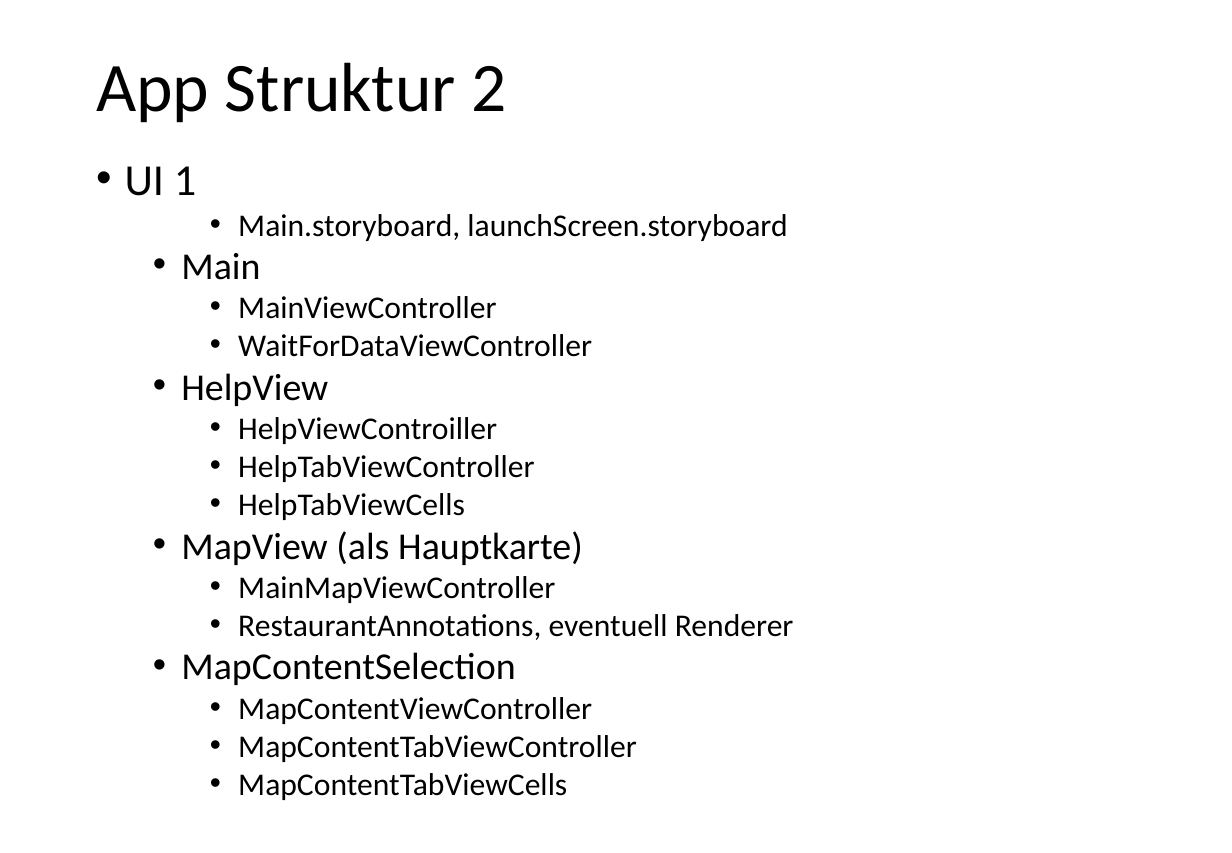
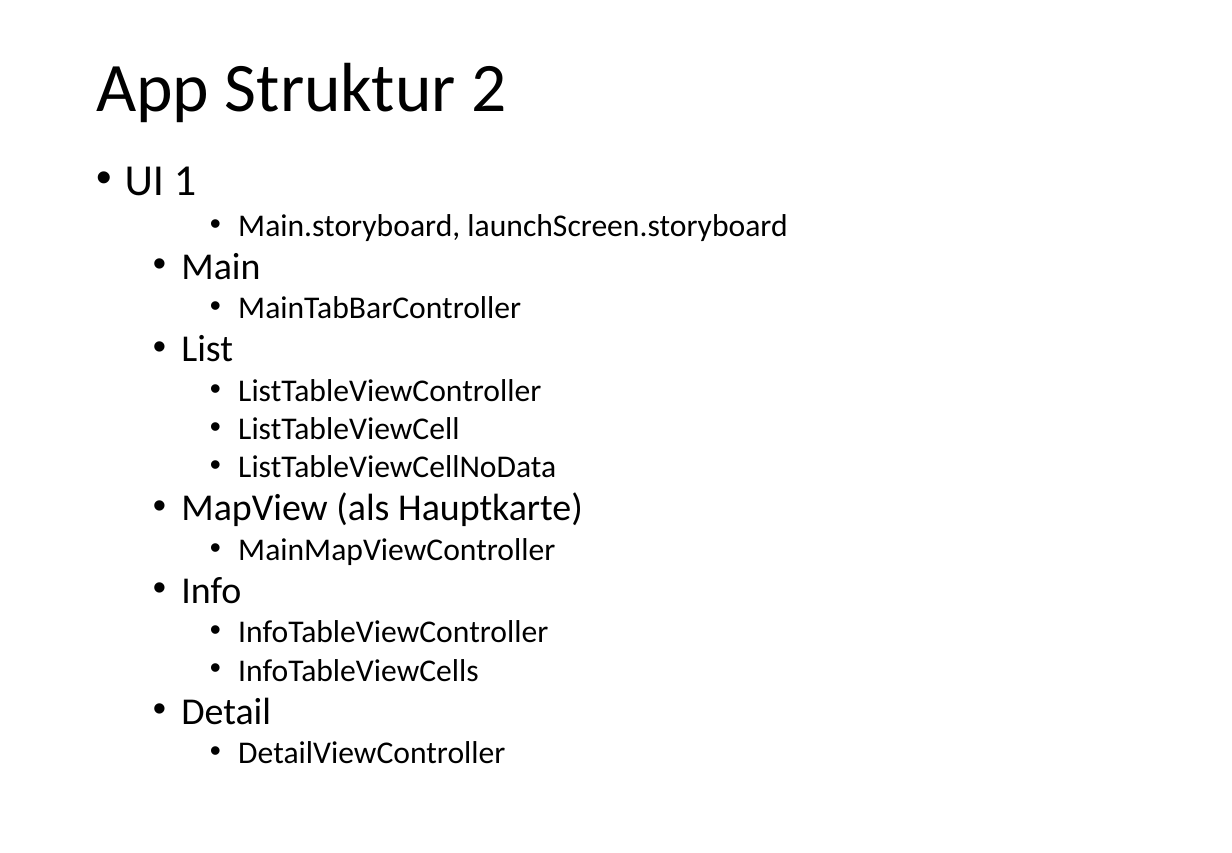
Before and after one commit to hobrink1/TaRest, a slide deck: slide 11 of PowerPoints/TaRest Notizen.pptx (slide 10 before the commit). Drawn at 1232x853 pixels with LibreOffice and Linux fonts; fonts in the diff are those of the drawing; background and template pictures are left out. Boxes give left, top, right and bottom in pixels: in the first picture for what was removed or moved away, otherwise in the second. Text is boxed around its words. In the diff, an @@ line names an element or a change of style, - is before the commit and + after.

```diff
--- a/PowerPoints/TaRest Notizen.pptx
+++ b/PowerPoints/TaRest Notizen.pptx
@@ text at bbox=[181, 296, 556, 478]: text changed @@
-    • MainViewController
-    • WaitForDataViewController
-  • HelpView
-    • HelpViewControiller
-    • HelpTabViewController
-    • HelpTabViewCells
+    • MainTabBarController
+  • List
+    • ListTableViewController
+    • ListTableViewCell
+    • ListTableViewCellNoData
@@ text at bbox=[181, 577, 548, 764]: text changed @@
-    • RestaurantAnnotations, eventuell Renderer
-  • MapContentSelection
-    • MapContentViewController
-    • MapContentTabViewController
-    • MapContentTabViewCells
+  • Info
+    • InfoTableViewController
+    • InfoTableViewCells
+  • Detail
+    • DetailViewController
```
Also in this commit, not shown: 8 other slides changed, 1 slide added, 1 slide removed, 6 other files.
